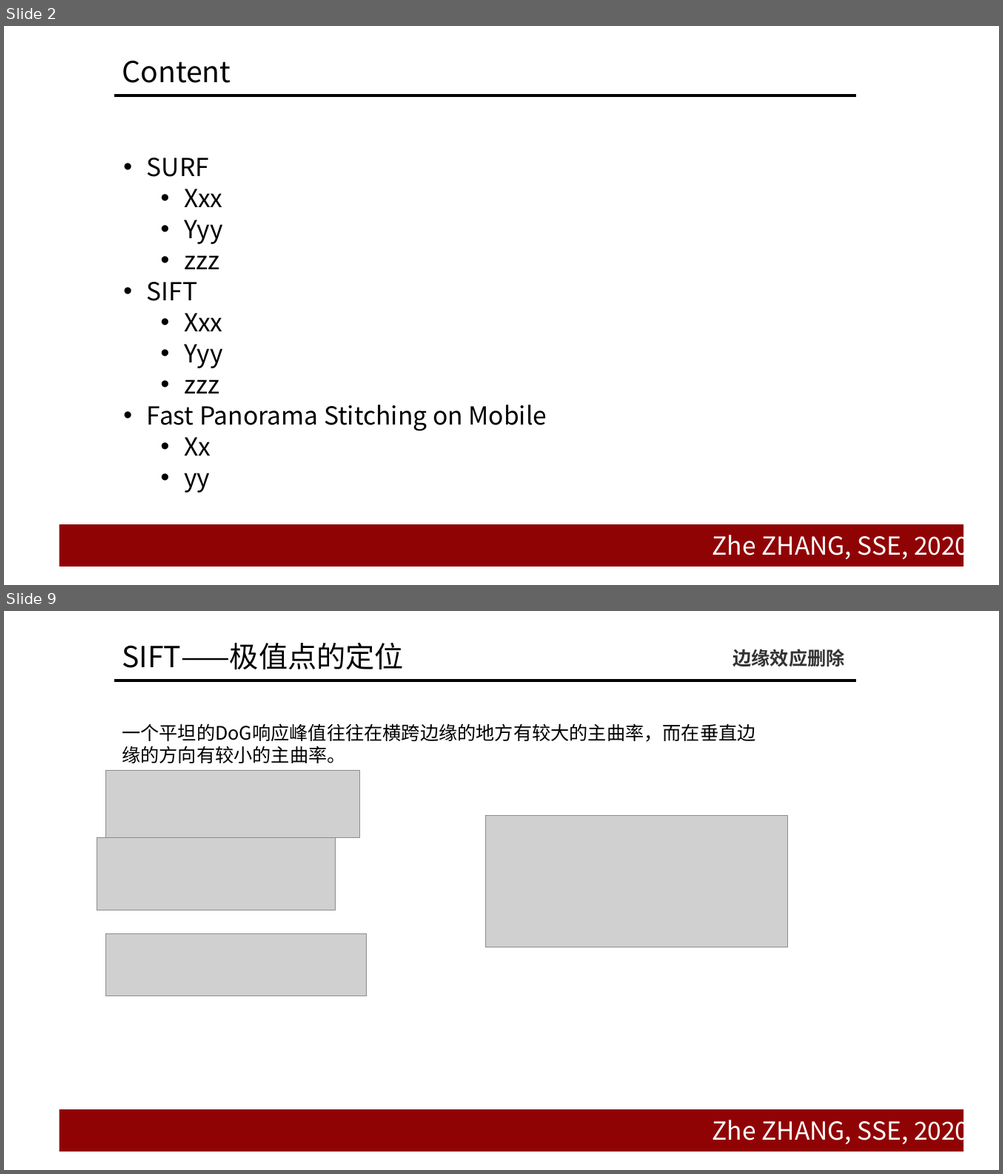
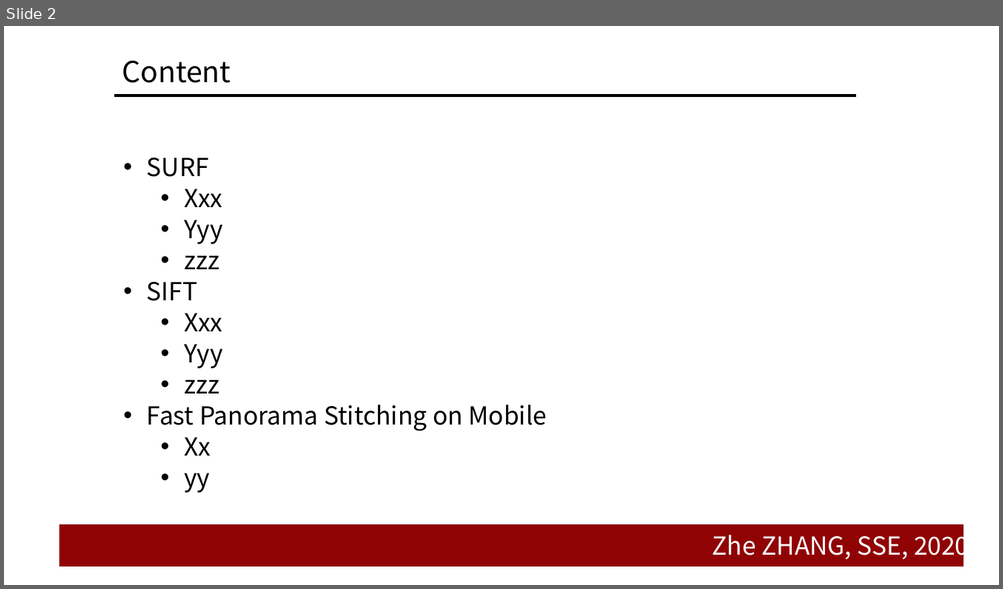
Before and after one commit to doubleZ0108/Panorama-Stitching, a slide deck: Panorama-Stitching-base-on-SIFT/pre/SIFT.pptx. Shown one above the other, each under a label of ours: slides 2 and 9 before the commit, slide 2 after it; the slides between them are not shown. The pictures are 1003x1174 and 1003x589 pixels, drawn with LibreOffice and Linux fonts; fonts in the diff are those of the drawing; grey boxes stand for pictures; background and template pictures are left out. Boxes give left, top, right and bottom in pixels: in the first picture for what was removed or moved away, otherwise in the second. Text is boxed around its words. In the diff, an @@ line names an element or a change of style, - is before the commit and + after.

```diff
--- a/Panorama-Stitching-base-on-SIFT/pre/SIFT.pptx
+++ b/Panorama-Stitching-base-on-SIFT/pre/SIFT.pptx
@@ slide 9 removed at [4,611,999,1170], background #FFFFFF; not listed: 3 template elements that a slide beside it also shows @@
@@ title removed at [122,643,404,669] @@
-SIFT——极值点的定位
@@ text removed at [733,649,845,667] @@
-边缘效应删除
@@ text removed at [122,723,755,763] @@
-一个平坦的DoG响应峰值往往在横跨边缘的地方有较大的主曲率，而在垂直边缘的方向有较小的主曲率。
@@ picture removed at [106,771,360,838] @@
@@ picture removed at [485,816,788,948] @@
@@ picture removed at [96,838,335,911] @@
@@ picture removed at [106,934,367,996] @@
```
Also in this commit, not shown: 10 slides added, 8 other slides removed.
